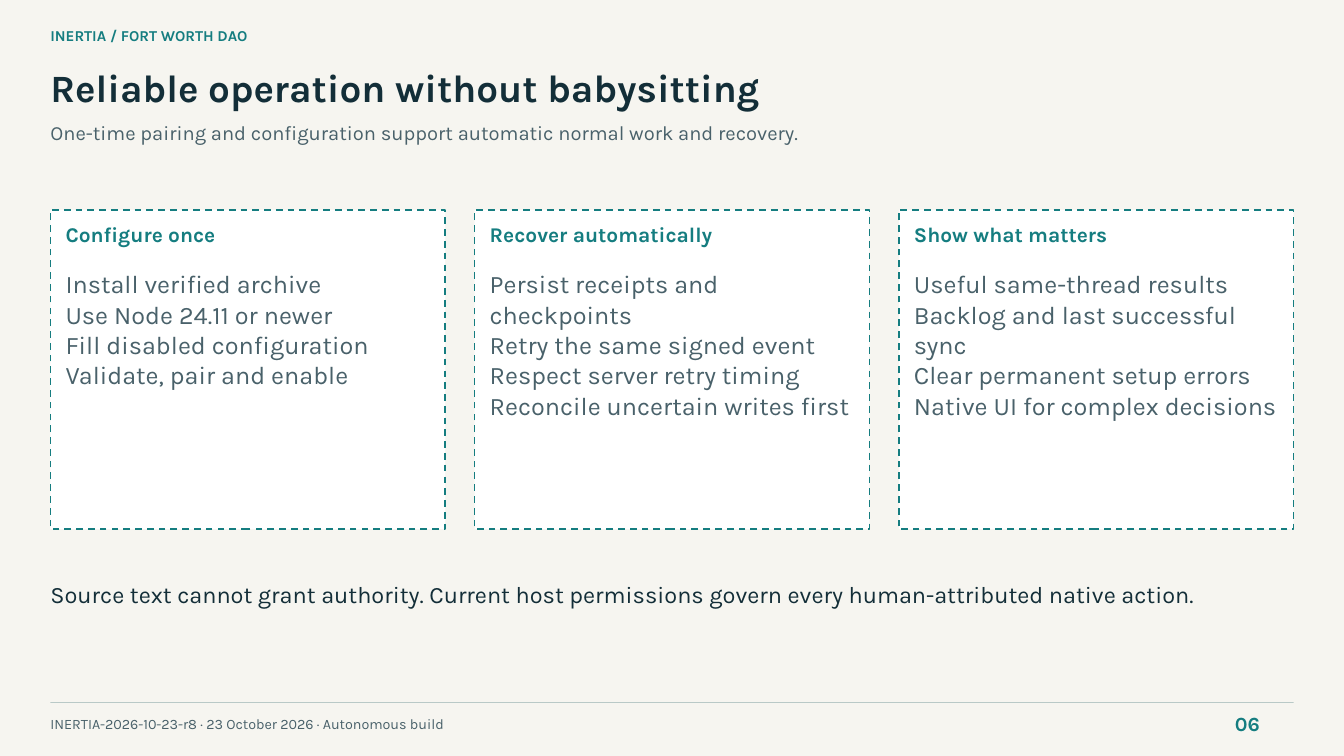
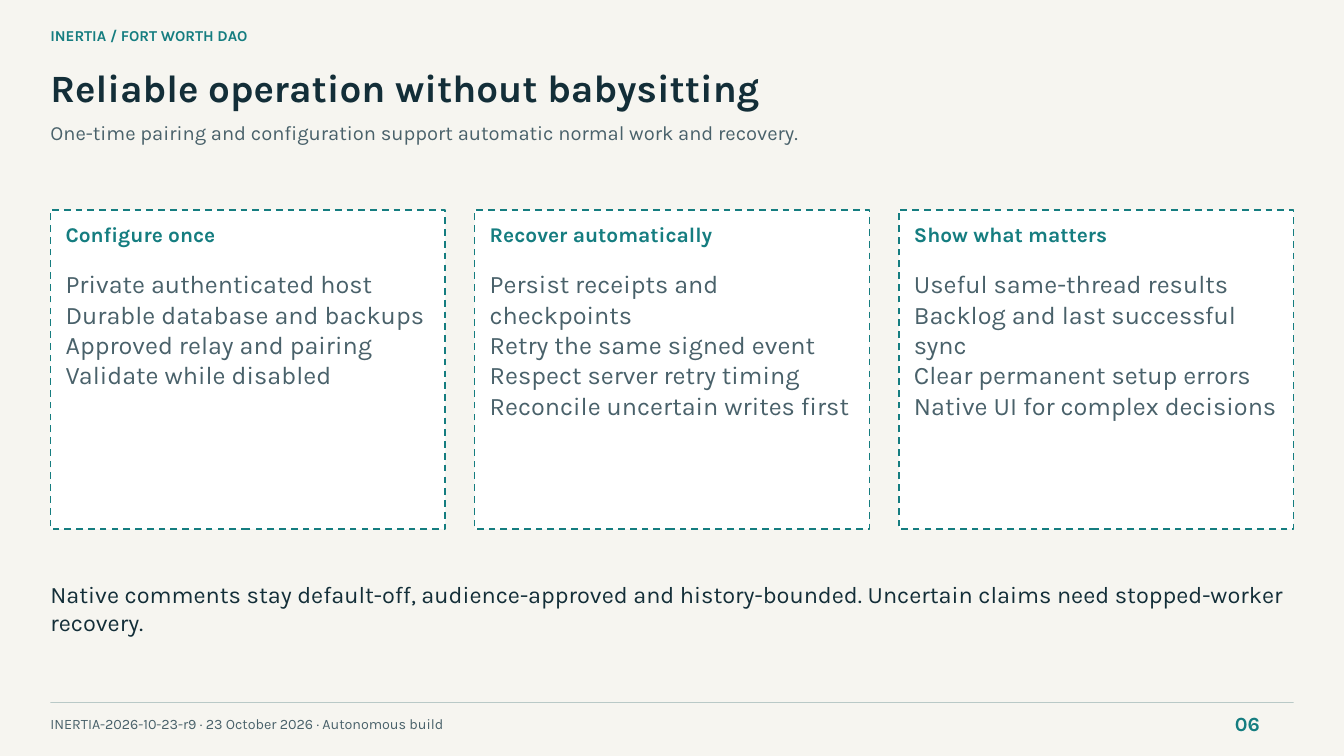
Before and after one commit to NetRxn/Inertia, a slide deck: slide 6 of Inertia-Architecture.pptx. Drawn at 1344x756 pixels with LibreOffice and Linux fonts; fonts in the diff are those of the drawing. Boxes give left, top, right and bottom in pixels: in the first picture for what was removed or moved away, otherwise in the second. Text is boxed around its words. In the diff, an @@ line names an element or a change of style, - is before the commit and + after.

Commit message:
docs: synchronize r9 artifacts and exact native qualification

```diff
--- a/Inertia-Architecture.pptx
+++ b/Inertia-Architecture.pptx
@@ text at (66,275,424,385): text changed @@
-Install verified archive
-Use Node 24.11 or newer
-Fill disabled configuration
-Validate, pair and enable
+Private authenticated host
+Durable database and backups
+Approved relay and pairing
+Validate while disabled
@@ text at (50,587,1283,637): text changed @@
-Source text cannot grant authority. Current host permissions govern every human-attributed native action.
+Native comments stay default-off, audience-approved and history-bounded. Uncertain claims need stopped-worker recovery.
@@ text at (50,719,443,729): text changed @@
-INERTIA-2026-10-23-r8 · 23 October 2026 · Autonomous build
+INERTIA-2026-10-23-r9 · 23 October 2026 · Autonomous build
```
Also in this commit, not shown: 7 other slides changed, 15 other files.
